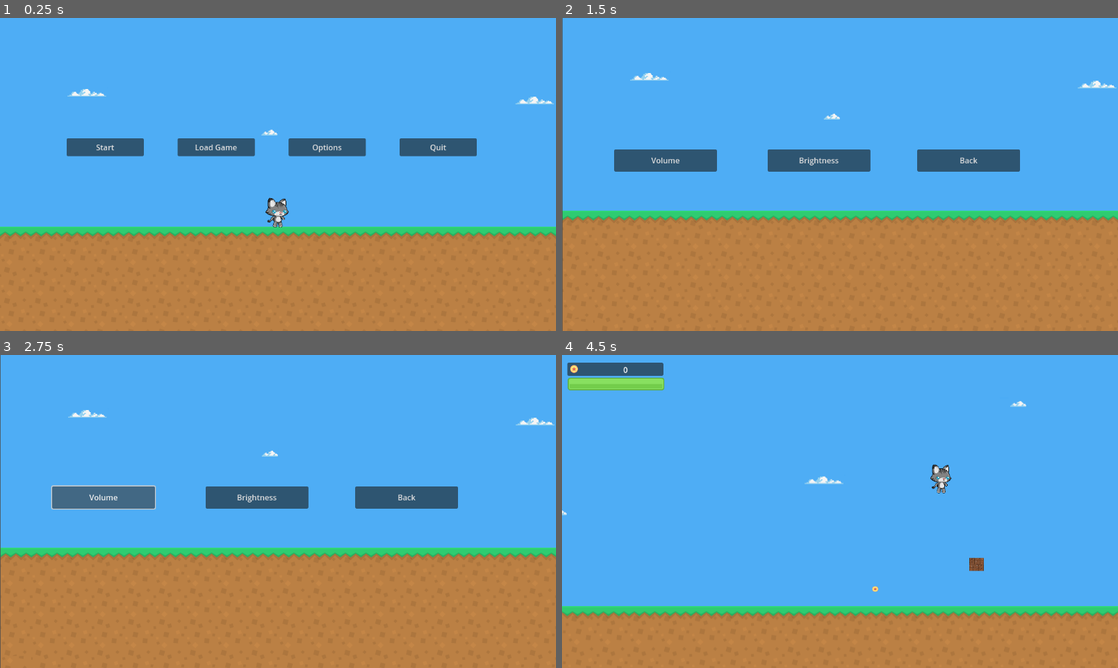
Above: before the commit, frames 1-4 (two rows, left to right).
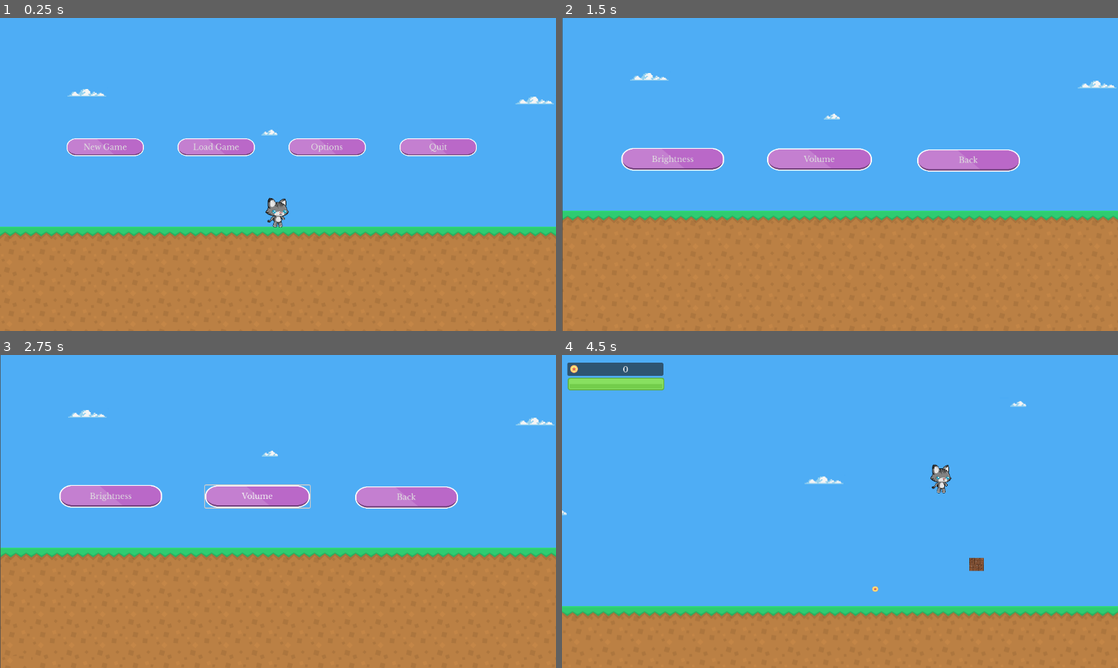
Above: after the commit, the same moments.

Repository: rukaiah-edhah/CodeRunner
Game: Godot game, scene res://scenes/menu.tscn
Same seed, same stepped clock (60 frames per second), same inputs: the game is played once before the commit and once after it.
Inputs:
- Up to frame 1 (0.25 s): no input
- Up to frame 2 (1.5 s): click "Load Game" at 0.5 s; click "Options" at 1.25 s
- Up to frame 3 (2.75 s): click "Volume" at 2 s
- Up to frame 4 (4.5 s): click "Brightness" at 2.75 s; click "Back" at 3.5 s; click "Start" (after the commit: "New Game") at 4.25 s

The runs differ from the first frame. In frame 1, 3.2% of the frame differs, in the area x 12-86%, y 38-45%; in frame 2, 4.2%; in frame 3, 4.3%, in the area x 9-83%, y 41-50%; in frame 4, less than 0.1%.

Commit message:
Minor design changes to menus and coin bar

Diff:
--- /dev/null
+++ b/images/purple_button.tres
@@ -0,0 +1,6 @@
+[gd_resource type="StyleBoxTexture" load_steps=2 format=3 uid="uid://iuskkhobcs2e"]
+
+[ext_resource type="Texture2D" uid="uid://btltjabk5td0r" path="res://images/purple_button.png" id="1_13y4a"]
+
+[resource]
+texture = ExtResource("1_13y4a")
--- a/project.godot
+++ b/project.godot
@@ -12,7 +12,7 @@
 
 config/name="Code Runner"
 run/main_scene="res://scenes/menu.tscn"
-config/features=PackedStringArray("4.0", "GL Compatibility")
+config/features=PackedStringArray("4.1", "GL Compatibility")
 
 [display]
 
@@ -35,6 +35,11 @@
 "events": [Object(InputEventKey,"resource_local_to_scene":false,"resource_name":"","device":-1,"window_id":0,"alt_press …(182 unchanged characters)…
 ]
 }
+next={
+"deadzone": 0.5,
+"events": [Object(InputEventKey,"resource_local_to_scene":false,"resource_name":"","device":-1,"window_id":0,"alt_pressed":false,"shift_pressed":false,"ctrl_pressed":false,"meta_pressed":false,"pressed":false,"keycode":0,"physical_keycode":88,"key_label":0,"unicode":120,"echo":false,"script":null)
+]
+}
 
 [rendering]
 
--- a/scenes/options_menu.tscn
+++ b/scenes/options_menu.tscn
@@ -1,7 +1,8 @@
-[gd_scene load_steps=3 format=3 uid="uid://tjbvo7db6awc"]
+[gd_scene load_steps=4 format=3 uid="uid://tjbvo7db6awc"]
 
 [ext_resource type="Script" path="res://scripts/options_menu.gd" id="1_8pgr6"]
 [ext_resource type="PackedScene" uid="uid://dieljgd8ai41" path="res://scenes/world.tscn" id="2_l3c6b"]
+[ext_resource type="StyleBox" uid="uid://iuskkhobcs2e" path="res://images/purple_button.tres" id="2_v63xt"]
 
 [node name="options menu" type="Control"]
 top_level = true
@@ -13,19 +14,20 @@
 offset_bottom = 456.0
 script = ExtResource("1_8pgr6")
 
+[node name="brightness" type="Button" parent="."]
+layout_mode = 0
+offset_left = 122.0
+offset_top = 160.0
+offset_right = 335.0
+offset_bottom = 207.0
+theme_override_styles/normal = ExtResource("2_v63xt")
+
 [node name="volume" type="Button" parent="."]
 layout_mode = 0
-offset_left = 107.0
-offset_top = 163.0
-offset_right = 320.0
-offset_bottom = 209.0
-
-[node name="brightness" type="Button" parent="."]
-layout_mode = 0
-offset_left = 425.0
-offset_top = 163.0
-offset_right = 638.0
-offset_bottom = 209.0
+offset_left = 424.0
+offset_top = 161.0
+offset_right = 641.0
+offset_bottom = 207.0
 
 [node name="back" type="Button" parent="."]
 layout_mode = 0
--- a/scripts/menu.gd
+++ b/scripts/menu.gd
@@ -1,11 +1,39 @@
 extends Node2D
+
+@onready var start_button = $start_button
+@onready var load_button = $load_button
+@onready var options_button = $options_button
+@onready var quit_button = $quit_button
+
+var _font = preload("res://fonts/quiz_page_font/LibreBaskerville-Regular.ttf")
+var button_bg = preload("res://images/purple_button.tres")
 
 func _ready():
 	# menu option labels
-	$start_button.text = "Start"
-	$load_button.text = "Load Game"
-	$options_button.text = "Options"
-	$quit_button.text = "Quit"
+	start_button.text = "New Game"
+	load_button.text = "Load Game"
+	options_button.text = "Options"
+	quit_button.text = "Quit"
+
+	start_button.add_theme_font_override("font", _font)
+	load_button.add_theme_font_override("font", _font)
+	options_button.add_theme_font_override("font", _font)
+	quit_button.add_theme_font_override("font", _font)
+
+	start_button.add_theme_stylebox_override("normal", button_bg)
+	load_button.add_theme_stylebox_override("normal", button_bg)
+	options_button.add_theme_stylebox_override("normal", button_bg)
+	quit_button.add_theme_stylebox_override("normal", button_bg)
+
+	start_button.add_theme_stylebox_override("hover", button_bg)
+	load_button.add_theme_stylebox_override("hover", button_bg)
+	options_button.add_theme_stylebox_override("hover", button_bg)
+	quit_button.add_theme_stylebox_override("hover", button_bg)
+
+	start_button.add_theme_stylebox_override("pressed", button_bg)
+	load_button.add_theme_stylebox_override("pressed", button_bg)
+	options_button.add_theme_stylebox_override("pressed", button_bg)
+	quit_button.add_theme_stylebox_override("pressed", button_bg)
 
 func _on_start_button_pressed():
 	# when you press start -> go to game
--- a/scripts/options_menu.gd
+++ b/scripts/options_menu.gd
@@ -1,11 +1,32 @@
 extends Control
 
+@onready var volume = $volume
+@onready var brightness = $brightness
+@onready var back = $back
+var _font = preload("res://fonts/quiz_page_font/LibreBaskerville-Regular.ttf")
+var button_bg = preload("res://images/purple_button.tres")
 # Called when the node enters the scene tree for the first time.
 func _ready():
 	# menu labels for options menu
-	$volume.text = "Volume"
-	$brightness.text = "Brightness"
-	$back.text = "Back"
+	volume.text = "Volume"
+	brightness.text = "Brightness"
+	back.text = "Back"
+
+	volume.add_theme_font_override("font", _font)
+	brightness.add_theme_font_override("font", _font)
+	back.add_theme_font_override("font", _font)
+
+	volume.add_theme_stylebox_override("normal", button_bg)
+	brightness.add_theme_stylebox_override("normal", button_bg)
+	back.add_theme_stylebox_override("normal", button_bg)
+
+	volume.add_theme_stylebox_override("hover", button_bg)
+	brightness.add_theme_stylebox_override("hover", button_bg)
+	back.add_theme_stylebox_override("hover", button_bg)
+
+	volume.add_theme_stylebox_override("pressed", button_bg)
+	brightness.add_theme_stylebox_override("pressed", button_bg)
+	back.add_theme_stylebox_override("pressed", button_bg)
 
 func _on_volume_pressed():
 	# allow for volume control (must do later)
--- a/scripts/player.gd
+++ b/scripts/player.gd
@@ -6,9 +6,12 @@
 @export var jump_force = 700
 @onready var healthbar = $health/healthbar
 @onready var _animation = $AnimatedSprite2D
+@onready var coin_inventory = $coin_inventory/num_coins
 var coins = 0
 var jump_count = 0
 var double_jump = 2
+
+var _font = preload("res://fonts/quiz_page_font/LibreBaskerville-Regular.ttf")
 
 # variables for colors for the healthbar
 var red_health = preload("res://images/red.png")
@@ -21,12 +24,13 @@
 
 func _ready():
 	# set screen size, health bar, and coin bar
+	coin_inventory.add_theme_font_override("font", _font)
 	set_health_bar()
 	set_coin_bar()
 
 func set_coin_bar():
 	# set coin bar to coins
-	$coin_inventory/num_coins.text = str(coins)
+	coin_inventory.text = str(coins)
 
 func set_health_bar():
 	# set health bar to full
Binary file added: images/purple_button.png
Not shown: 1 places in scenes/options_menu.tscn that only renumber resources
